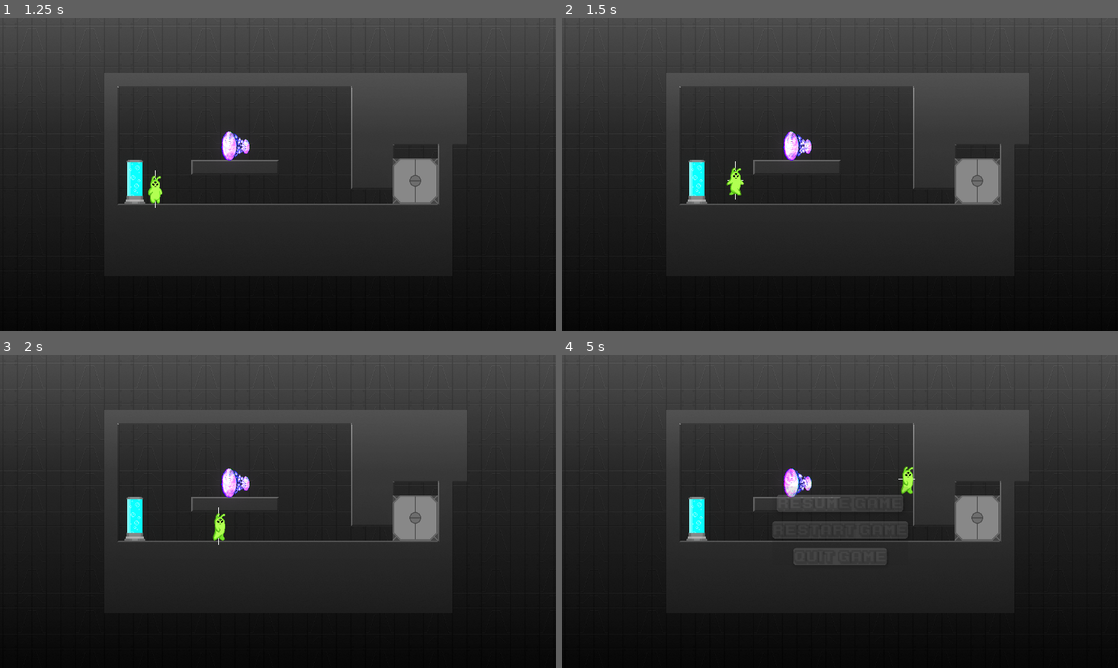
Above: before the commit, frames 1-4 (two rows, left to right).
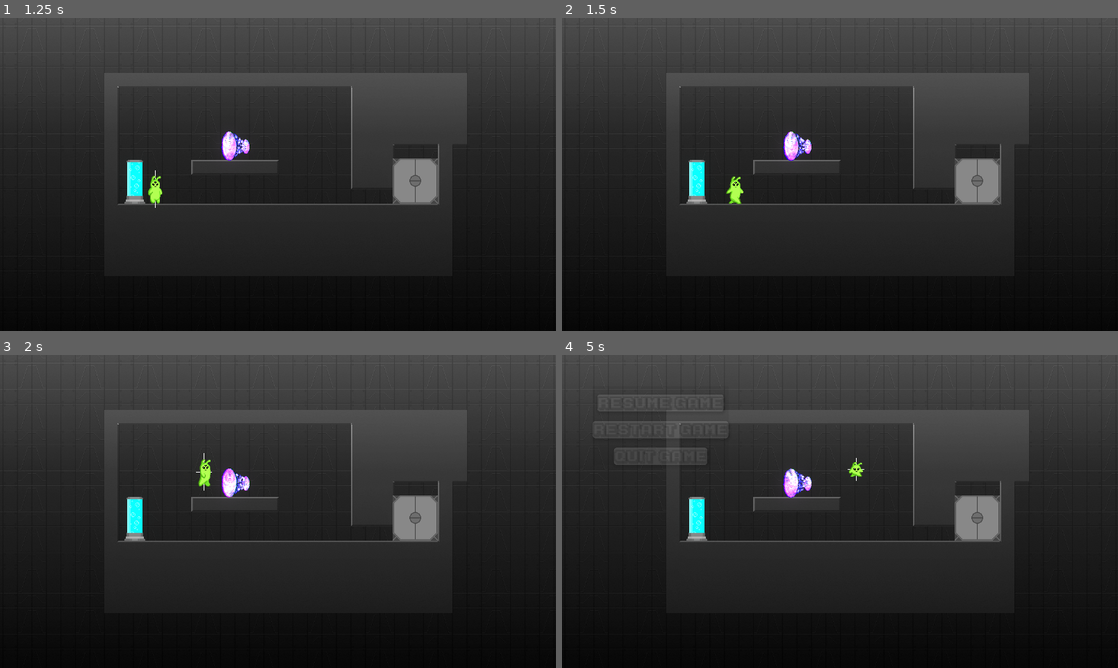
Above: after the commit, the same moments.

Repository: gustavcorpas/GMTK2024
Game: Godot game, scene res://scenes/gameplay/main_menu.tscn
Same seed, same stepped clock (60 frames per second), same inputs: the game is played once before the commit and once after it. Sound files missing from this copy of the repository are replaced by a short silence.
Inputs (mouse positions are in pixels of both pictures, inside the frame that each line leads up to):
- Up to frame 1 (1.25 s): click "Start Game" at 0.5 s
- Up to frame 2 (1.5 s): tap Enter (restart) at 1.25 s; move the mouse to (962, 158) at 1.27 s; hold D (right) from 1.28 s (still down); hold E (interact) from 1.28 s (still down)
- Up to frame 3 (2 s): keep holding D (right); keep holding E (interact); tap W (jump) at 1.52 s
- Up to frame 4 (5 s): move the mouse to (728, 527) at 2.02 s; release E (interact) at 2.03 s; tap Space (shoot) at 2.1, 3.6 s; tap W (jump) at 2.27, 3.77, 4.52 s; move the mouse to (895, 442) at 2.77 s; release D (right) at 2.78 s; hold A (left) 2.78-3.53 s; hold E (interact) 2.78-3.53 s; move the mouse to (812, 574) at 3.52 s; hold D (right) from 3.53 s (still down); move the mouse to (1006, 558) at 4.27 s; hold E (interact) from 4.28 s (still down); tap Escape (Esc) at 4.9 s

Frame 1 is identical in both runs. In frame 2, 0.4% of the frame differs, in the area x 29-45%, y 36-60%; in frame 3, 0.6%; in frame 4, 2.7%, in the area x 5-64%, y 12-68%.

Commit message:
Added pause menu to rest of the levels
3.1
3.2
3
4

Diff:
--- a/src/scenes/GameLevels/Lvl1.tscn
+++ b/src/scenes/GameLevels/Lvl1.tscn
@@ -57,4 +57,8 @@
 [node name="CanvasLayer" type="CanvasLayer" parent="."]
 
 [node name="Pausemenu" parent="CanvasLayer" instance=ExtResource("10_a6m0q")]
-metadata/_edit_use_anchors_ = true
+offset_left = -620.0
+offset_top = -346.0
+offset_right = -620.0
+offset_bottom = -346.0
+size_flags_horizontal = 4
--- a/src/scenes/GameLevels/Lvl3.1.tscn
+++ b/src/scenes/GameLevels/Lvl3.1.tscn
@@ -8,6 +8,7 @@
 [ext_resource type="PackedScene" uid="uid://d0ck0e6i26joy" path="res://scenes/gameplay/portals/size_portal.tscn" id="6_jaft4"]
 [ext_resource type="PackedScene" uid="uid://ce8i8s62pnh4v" path="res://scenes/gameplay/Lever.tscn" id="7_m1aci"]
 [ext_resource type="Texture2D" uid="uid://bwj8ra5qrgc44" path="res://assets/art/dark-gradient.png" id="9_j04dw"]
+[ext_resource type="PackedScene" uid="uid://cyv0xrdfge1ab" path="res://scenes/gameplay/Pausemenu.tscn" id="10_mg2hl"]
 [ext_resource type="PackedScene" uid="uid://ciwwgbhc531ka" path="res://scenes/world_environment.tscn" id="10_pvq0t"]
 
 [sub_resource type="TileSetAtlasSource" id="TileSetAtlasSource_tan7q"]
@@ -151,3 +152,12 @@
 [node name="Goal" parent="." instance=ExtResource("5_xg8cn")]
 position = Vector2(261, 14)
 scenePath = "res://scenes/GameLevels/Lvl3.2.tscn"
+
+[node name="CanvasLayer" type="CanvasLayer" parent="."]
+
+[node name="Pausemenu" parent="CanvasLayer" instance=ExtResource("10_mg2hl")]
+offset_left = -620.0
+offset_top = -346.0
+offset_right = -620.0
+offset_bottom = -346.0
+size_flags_horizontal = 4
--- a/src/scenes/GameLevels/Lvl3.2.tscn
+++ b/src/scenes/GameLevels/Lvl3.2.tscn
@@ -10,6 +10,7 @@
 [ext_resource type="PackedScene" uid="uid://ce8i8s62pnh4v" path="res://scenes/gameplay/Lever.tscn" id="8_dq5kv"]
 [ext_resource type="PackedScene" uid="uid://7y1p28jqp2ar" path="res://scenes/gameplay/Goal.tscn" id="9_f7dyp"]
 [ext_resource type="PackedScene" uid="uid://bd0iyup1lv6yy" path="res://scenes/gameplay/box_throwable.tscn" id="10_5fl5u"]
+[ext_resource type="PackedScene" uid="uid://cyv0xrdfge1ab" path="res://scenes/gameplay/Pausemenu.tscn" id="11_uj4cp"]
 
 [node name="GameScene" type="Node2D"]
 
@@ -61,3 +62,12 @@
 
 [node name="BoxThrowable" parent="." instance=ExtResource("10_5fl5u")]
 position = Vector2(-281, 101)
+
+[node name="CanvasLayer" type="CanvasLayer" parent="."]
+
+[node name="Pausemenu" parent="CanvasLayer" instance=ExtResource("11_uj4cp")]
+offset_left = -620.0
+offset_top = -346.0
+offset_right = -620.0
+offset_bottom = -346.0
+size_flags_horizontal = 4
--- a/src/scenes/GameLevels/Lvl3.tscn
+++ b/src/scenes/GameLevels/Lvl3.tscn
@@ -9,6 +9,7 @@
 [ext_resource type="PackedScene" uid="uid://bd0iyup1lv6yy" path="res://scenes/gameplay/box_throwable.tscn" id="6_un50q"]
 [ext_resource type="Texture2D" uid="uid://bwj8ra5qrgc44" path="res://assets/art/dark-gradient.png" id="8_7swso"]
 [ext_resource type="PackedScene" uid="uid://ciwwgbhc531ka" path="res://scenes/world_environment.tscn" id="9_h1mx4"]
+[ext_resource type="PackedScene" uid="uid://cyv0xrdfge1ab" path="res://scenes/gameplay/Pausemenu.tscn" id="10_432rp"]
 
 [sub_resource type="TileSetAtlasSource" id="TileSetAtlasSource_tan7q"]
 texture = ExtResource("3_jlhbh")
@@ -151,3 +152,12 @@
 texture = ExtResource("8_7swso")
 
 [node name="WorldEnvironment" parent="." instance=ExtResource("9_h1mx4")]
+
+[node name="CanvasLayer" type="CanvasLayer" parent="."]
+
+[node name="Pausemenu" parent="CanvasLayer" instance=ExtResource("10_432rp")]
+offset_left = -620.0
+offset_top = -346.0
+offset_right = -620.0
+offset_bottom = -346.0
+size_flags_horizontal = 4
--- a/src/scenes/GameLevels/Lvl4.tscn
+++ b/src/scenes/GameLevels/Lvl4.tscn
@@ -10,6 +10,7 @@
 [ext_resource type="PackedScene" uid="uid://bd0iyup1lv6yy" path="res://scenes/gameplay/box_throwable.tscn" id="7_pjm6k"]
 [ext_resource type="Texture2D" uid="uid://bwj8ra5qrgc44" path="res://assets/art/dark-gradient.png" id="9_tyyqh"]
 [ext_resource type="PackedScene" uid="uid://ciwwgbhc531ka" path="res://scenes/world_environment.tscn" id="10_hmb7p"]
+[ext_resource type="PackedScene" uid="uid://cyv0xrdfge1ab" path="res://scenes/gameplay/Pausemenu.tscn" id="11_u5726"]
 
 [sub_resource type="TileSetAtlasSource" id="TileSetAtlasSource_tan7q"]
 texture = ExtResource("3_tp5ah")
@@ -159,3 +160,12 @@
 texture = ExtResource("9_tyyqh")
 
 [node name="WorldEnvironment" parent="." instance=ExtResource("10_hmb7p")]
+
+[node name="CanvasLayer" type="CanvasLayer" parent="."]
+
+[node name="Pausemenu" parent="CanvasLayer" instance=ExtResource("11_u5726")]
+offset_left = -620.0
+offset_top = -346.0
+offset_right = -620.0
+offset_bottom = -346.0
+size_flags_horizontal = 4
--- a/src/scenes/gameplay/pausemenu.gd
+++ b/src/scenes/gameplay/pausemenu.gd
@@ -1,5 +1,6 @@
 extends Control
 
+var can_process_input = true  # Variable to control input processing
 
 func _ready():
 	$Animationpause.play("RESET")
@@ -7,21 +8,23 @@
 func resume():
 	get_tree().paused = false
 	$Animationpause.play_backwards("Blur_screen")
-
+	can_process_input = false  # Disable input processing temporarily
+	await get_tree().create_timer(0.1).timeout  # Add a small delay before re-enabling input
+	can_process_input = true  # Re-enable input processing
 
 func pause():
 	get_tree().paused = true
 	$Animationpause.play("Blur_screen")
 
 func PressEcs():
-	if Input.is_action_just_pressed("Esc") and !get_tree().paused:
-		pause()
-	elif Input.is_action_just_pressed("Esc") and get_tree().paused:
-		resume()
+	if can_process_input and Input.is_action_just_pressed("Esc"):
+		if get_tree().paused:
+			resume()
+		else:
+			pause()
 
 func _on_resume_pressed():
 	resume()
-
 
 func _on_restart_pressed():
 	resume()
@@ -33,8 +36,6 @@
 func _process(delta):
 	PressEcs()
 
-
-
 func _on_options_pressed():
 	resume()
 	get_tree().change_scene_to_file("res://scenes/gameplay/Pausemenu.tscn")
--- a/src/scripts/characters/player.gd
+++ b/src/scripts/characters/player.gd
@@ -72,9 +72,9 @@
 		"smol": make_size(res); target_step = step_smol
 		_: print_debug(res.name + "is not supported by player script!")
 
-func _input(event: InputEvent) -> void:
-	if event.is_action_pressed("restart"):
-		get_tree().reload_current_scene()
+# func _input(event: InputEvent) -> void:
+#	if event.is_action_pressed("restart"):
+#		get_tree().reload_current_scene()
 
 func size_up():
 	sizeable_component.try_size_up()
Not shown: 1 places in src/scenes/GameLevels/Lvl3.1.tscn that only renumber resources
Not shown: 1 places in src/scenes/GameLevels/Lvl3.2.tscn that only renumber resources
Not shown: 1 places in src/scenes/GameLevels/Lvl3.tscn that only renumber resources
Not shown: 1 places in src/scenes/GameLevels/Lvl4.tscn that only renumber resources
